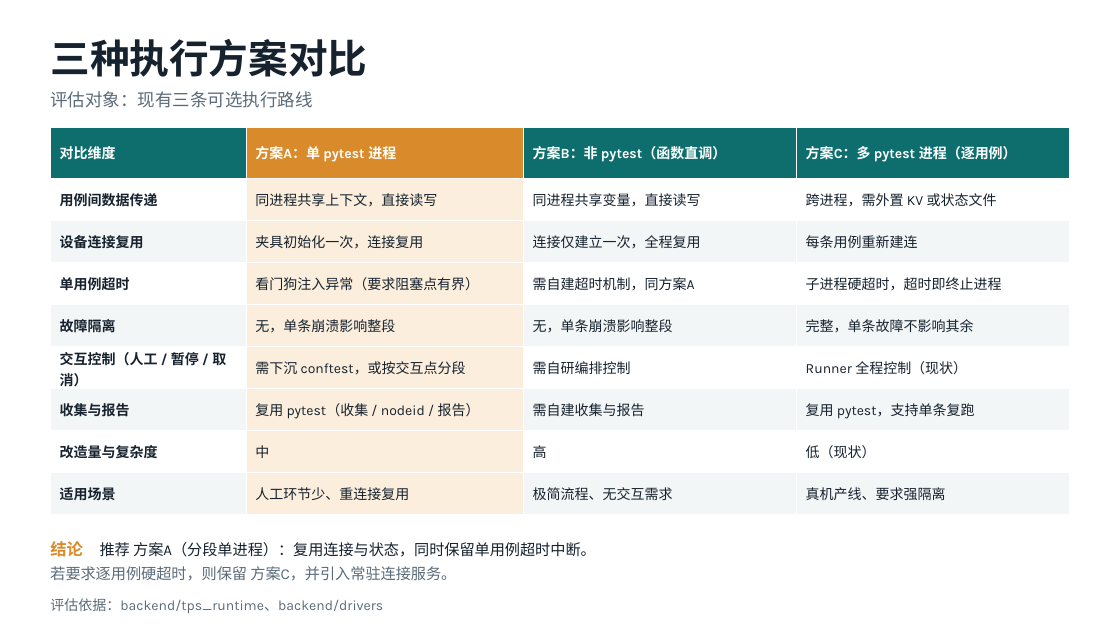
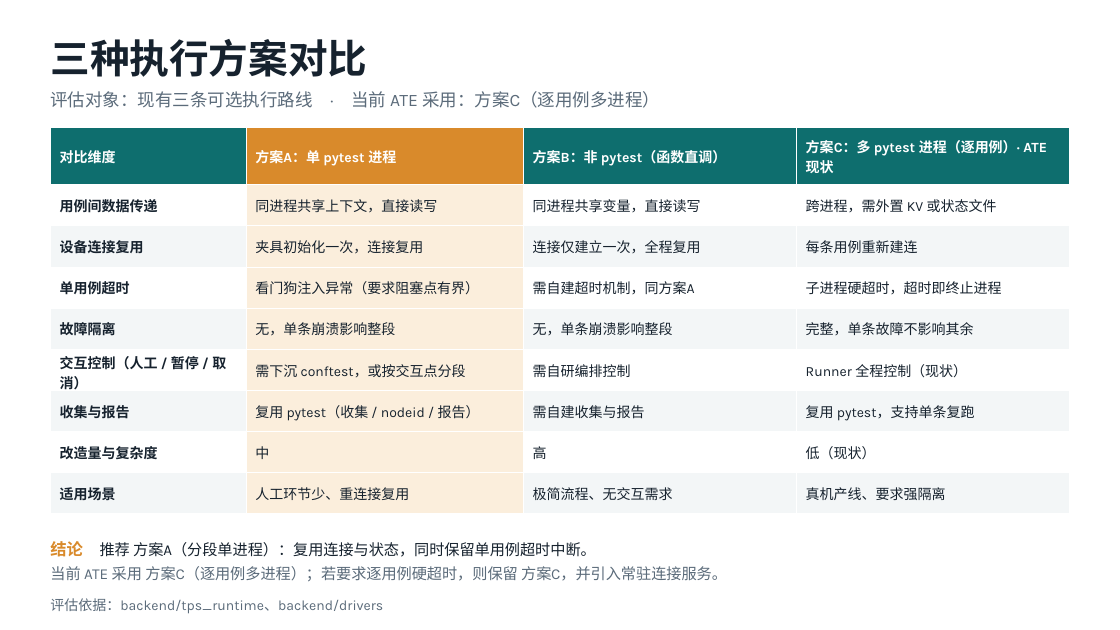
Before and after one commit to KenerlMage/ATEDemo, a slide deck: slide 2 of docs/测试执行方案.pptx. Drawn at 1120x630 pixels with LibreOffice and Linux fonts; fonts in the diff are those of the drawing. Boxes give left, top, right and bottom in pixels: in the first picture for what was removed or moved away, otherwise in the second. Text is boxed around its words. In the diff, an @@ line names an element or a change of style, - is before the commit and + after.

Commit message:
docs: 测试执行方案新增「各方案潜在问题」页与对照图，标注 ATE 现状方案

```diff
--- a/docs/测试执行方案.pptx
+++ b/docs/测试执行方案.pptx
@@ text at (50, 91, 660, 108): text changed @@
-评估对象：现有三条可选执行路线
+评估对象：现有三条可选执行路线 · 当前 ATE 采用：方案C（逐用例多进程）
@@ table at (50, 128, 1070, 514) @@
-row 1, column 4: 方案C：多 pytest 进程（逐用例）
+row 1, column 4: 方案C：多 pytest 进程（逐用例）· ATE 现状
@@ text at (50, 566, 727, 581): text changed @@
-若要求逐用例硬超时，则保留 方案C，并引入常驻连接服务。
+当前 ATE 采用 方案C（逐用例多进程）；若要求逐用例硬超时，则保留 方案C，并引入常驻连接服务。
```
Also in this commit, not shown: 1 slide added, 1 other file.
